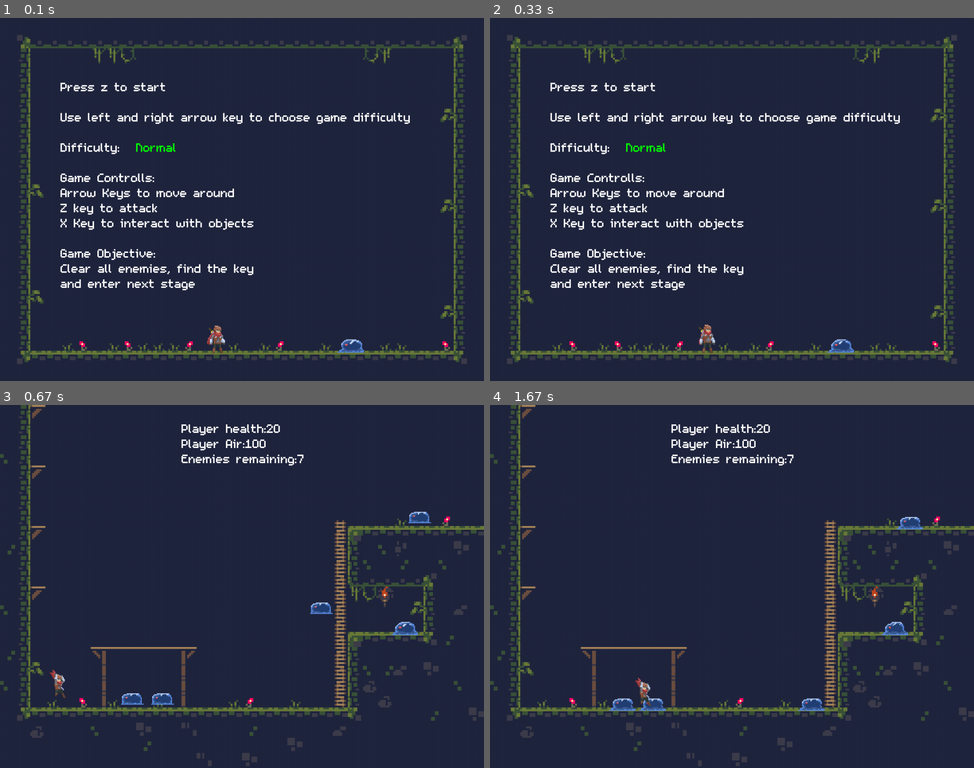
Above: before the commit, frames 1-4 (two rows, left to right).
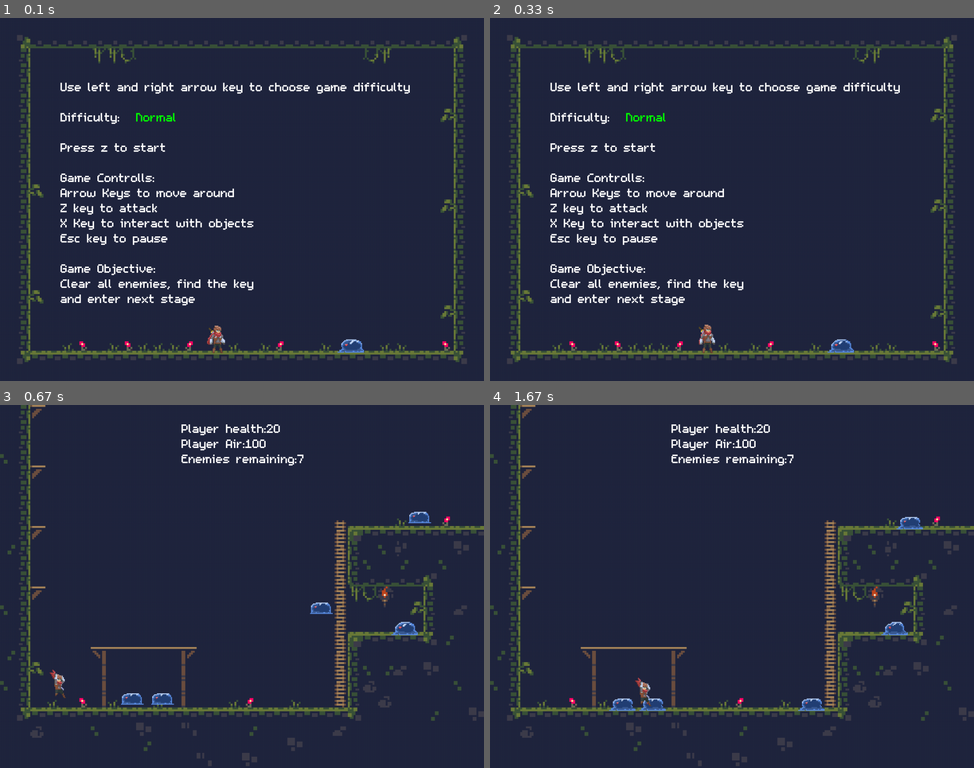
Above: after the commit, the same moments.

Repository: ArthurC13/A-Level-Project-Arthur-Chen
Game: pygame game, started from A level Project.py
Same seed, same stepped clock (60 frames per second), same inputs: the game is played once before the commit and once after it.
Inputs:
- Up to frame 1 (0.1 s): no input
- Up to frame 2 (0.33 s): no input
- Up to frame 3 (0.67 s): tap Z at 0.33 s
- Up to frame 4 (1.67 s): hold Right 0.67-1.13 s; hold Up 1.17-1.47 s; hold Right from 1.5 s (still down); tap 2 at 1.65 s

The runs differ from the first frame. In frame 1, 3.6% of the frame differs, in the area x 12-85%, y 17-80%; in frame 2, 3.6%; in frame 3, nothing differs; in frame 4, nothing differs.

Commit message:
Start screen text rearrange

Diff:
--- a/A level Project.py
+++ b/A level Project.py
@@ -1318,15 +1318,16 @@
 
     def draw_menu(self):
         self.screen.blit(self.map_img, (0,0))
-        string = 'Press z to start\nUse left and right arrow key to choose game difficulty\nDifficulty:'
+        string = 'Use left and right arrow key to choose game difficulty\nDifficulty:\nPress z to start'
         self.blit_texts(string, WHITE, 128, 128, 64, self.myfont)
         self.change_difficulty()
-        self.blit_texts(self.difficulty_text, self.difficulty_colour, 288, 256, 64, self.myfont)
+        self.blit_texts(self.difficulty_text, self.difficulty_colour, 288, 192, 64, self.myfont)
         text = '''
 Game Controlls:
 Arrow Keys to move around
 Z key to attack
 X Key to interact with objects
+Esc key to pause
 
 Game Objective:
 Clear all enemies, find the key
